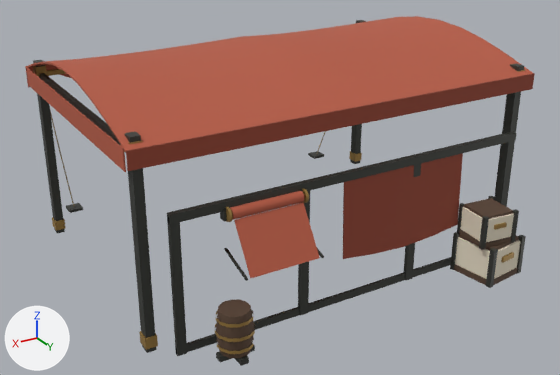
The glTF model godot/assets/kit/town/stall.glb, before and after one commit.
Both versions are drawn from a camera (50 mm lens) standing at (7.35, 12.41, 7.23) and looking at (0.18, 0.46, 1.25). The lights are fixed; the arrows at lower left show +X, +Y and +Z. The first picture is the older version. Vertices at exactly the same position are counted once.

Names of what the first picture shows: 'stall'.
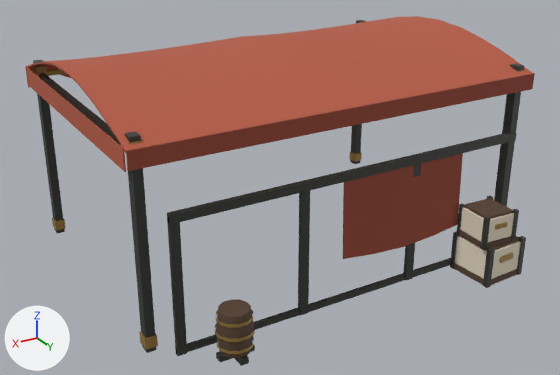
The change, as JSON lines over the scene's bpy script:
```json
{"block": "me_stall", "where": "# used by ob_stall; location = (0.0, 0.0, 0.0)"}
{"op": "remove", "block": "me_stall", "code": "me_stall.from_pydata(...)  # 1432 vertices, 2452 faces; spans x -4.01..4.01, y -3.5..3.88, z 0.0..4.01"}
{"op": "add", "block": "me_stall", "code": "me_stall.from_pydata(...)  # 1244 vertices, 2124 faces; spans x -4.01..4.01, y -2.71..3.84, z 0.0..4.01"}
{"block": "me_stall", "change": "me_stall part 1: the loose piece of 8 vertices spanning x -2.85..-2.15, y 2.98..3.72, z 0.79..1.28 is turned 3 degrees about the z axis through its middle"}
{"block": "me_stall", "change": "me_stall part 2: the loose piece of 8 vertices spanning x -3.04..-2.16, y 2.91..3.79, z 0.66..0.74 is turned -5 degrees about the z axis through its middle"}
{"block": "me_stall", "change": "me_stall part 3: the loose piece of 8 vertices spanning x -3.1..-2.1, y 2.85..3.85, z 0.0..0.12 is turned -5 degrees about the z axis through its middle"}
{"block": "me_stall", "change": "me_stall part 4: the loose piece of 8 vertices spanning x -2.82..-2.5, y 3.75..3.84, z 0.42..0.52 is turned -5 degrees about the z axis through its middle, then moved by (0.04, 0.0, 0.0)"}
{"block": "me_stall", "change": "me_stall part 5: the loose piece of 8 vertices spanning x -3.13..-3.02, y 3.65..3.76, z 0.0..0.75 is moved by (0.03, 0.04, 0.0)"}
{"block": "me_stall", "change": "me_stall part 6: the loose piece of 8 vertices spanning x -2.3..-2.19, y 3.77..3.88, z 0.0..0.75 is moved by (-0.75, -0.91, 0.0)"}
{"block": "me_stall", "change": "me_stall part 7: the loose piece of 8 vertices spanning x -3.01..-2.9, y 2.84..2.93, z 0.0..0.75 is scaled about its middle by (1, 1.18, 1), then moved by (0.75, 0.9, 0.0)"}
{"block": "me_stall", "change": "me_stall part 8: the loose piece of 8 vertices spanning x -2.17..-2.08, y 2.95..3.04, z 0.0..0.75 is moved by (-0.03, -0.04, -0.01)"}
{"block": "me_stall", "change": "me_stall part 9: the loose piece of 8 vertices spanning x -2.17..-2.09, y 3.61..3.69, z 0.73..1.35 is moved by (-0.02, 0.02, 0.0)"}
{"block": "me_stall", "change": "me_stall part 10: the loose piece of 8 vertices spanning x -2.24..-2.17, y 2.95..3.02, z 0.73..1.33 is moved by (0.02, 0.02, 0.0)"}
{"block": "me_stall", "change": "me_stall part 11: 12 loose pieces with 188 vertices, spanning x -3.81..3.81, y -3.5..3.51, z 0.0..3.55, are deleted"}
{"block": "me_stall", "change": "me_stall part 12"}
{"block": "me_stall", "change": "6 vertices are removed from x -3.08..-2.12, y 2.87..3.83, z 0.06..0.68"}
{"block": "me_stall", "change": "24 faces are deleted"}
{"block": "me_stall", "change": "4 vertices in x -3.5..3.5, y 2.8..2.86, z 0.14 move by (0.0, 0.0, -0.02)"}
{"block": "me_stall", "change": "2 vertices move from x -3.08..-2.12, y 3.02..3.68, z 0.06..0.68 to x -3.01..-2.19, y 2.94..3.76, z 0.06..0.68"}
{"block": "me_stall", "change": "6 vertices are added at (-3.01, 3.76, 0.06), (-2.19, 2.94, 0.68), (-2.19, 3.76, 0.06), (-2.19, 3.76, 0.68), (-3.01, 2.94, 0.06), (-3.01, 2.94, 0.68)"}
{"block": "me_stall", "change": "24 new faces join them, mat_flat"}
{"block": "me_stall", "change": "other edits to the shape of me_stall do not show in these pictures"}
```

Boxes (x1, y1, x2, y2) around the edits, measured in the pictures (560 x 375 px; the box of a moved part takes in the faces that stretch with it):
```json
{"part": 1, "of": "me_stall", "change": "moved or reshaped", "before": [486, 214, 514, 242], "after": [488, 213, 514, 242]}
{"part": 2, "of": "me_stall", "change": "moved or reshaped", "before": [459, 234, 519, 251], "after": [459, 235, 519, 250]}
{"part": 3, "of": "me_stall", "change": "moved or reshaped", "before": [454, 264, 517, 285], "after": [454, 263, 518, 286]}
{"part": 4, "of": "me_stall", "change": "moved or reshaped", "before": [501, 252, 514, 263], "after": [499, 253, 514, 263]}
{"part": 5, "of": "me_stall", "change": "moved or reshaped", "before": [517, 235, 526, 274], "after": [517, 236, 526, 275]}
{"part": 6, "of": "me_stall", "change": "moved or reshaped", "before": [486, 248, 498, 288], "on screen": "not visible afterwards"}
{"part": 7, "of": "me_stall", "change": "moved or reshaped", "after": [483, 248, 495, 288], "on screen": "not visible before"}
{"part": 8, "of": "me_stall", "change": "moved or reshaped", "before": [450, 232, 460, 270], "after": [450, 231, 459, 269]}
{"part": 9, "of": "me_stall", "change": "moved or reshaped", "before": [479, 216, 489, 250], "after": [480, 216, 490, 250]}
{"part": 10, "of": "me_stall", "change": "moved or reshaped", "before": [457, 203, 464, 233], "after": [457, 204, 464, 235]}
{"part": 11, "of": "me_stall", "change": "deleted", "before": [50, 110, 326, 281]}
{"part": 12, "of": "me_stall", "change": "moved or reshaped", "before": [175, 237, 520, 354], "after": [175, 236, 521, 354]}
```
